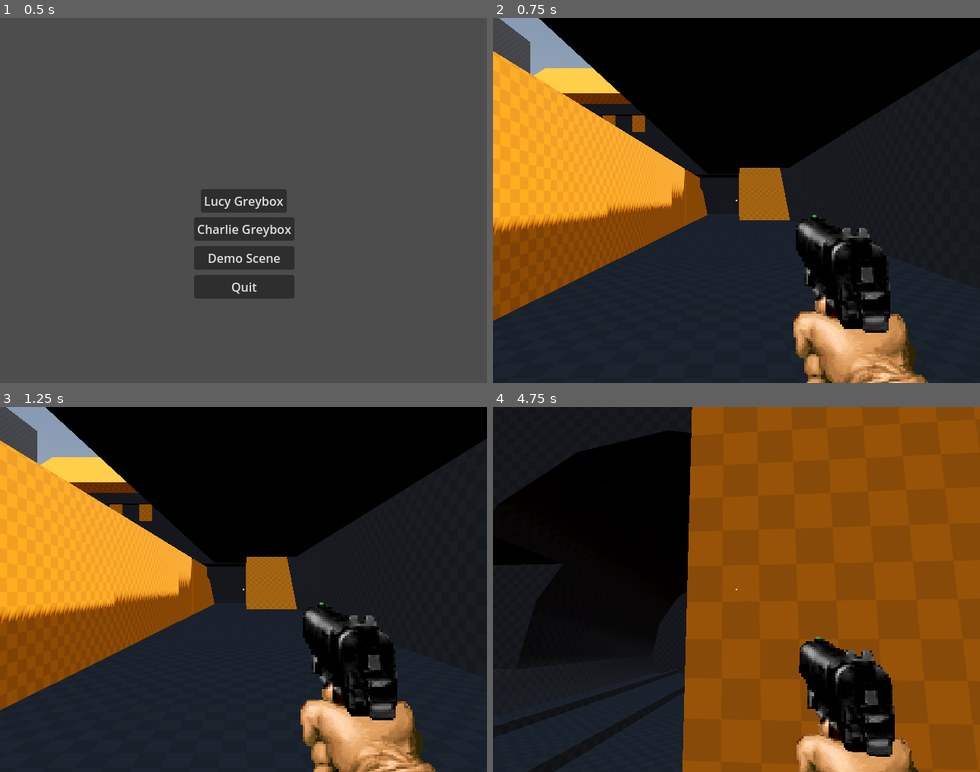
Above: before the commit, frames 1-4 (two rows, left to right).
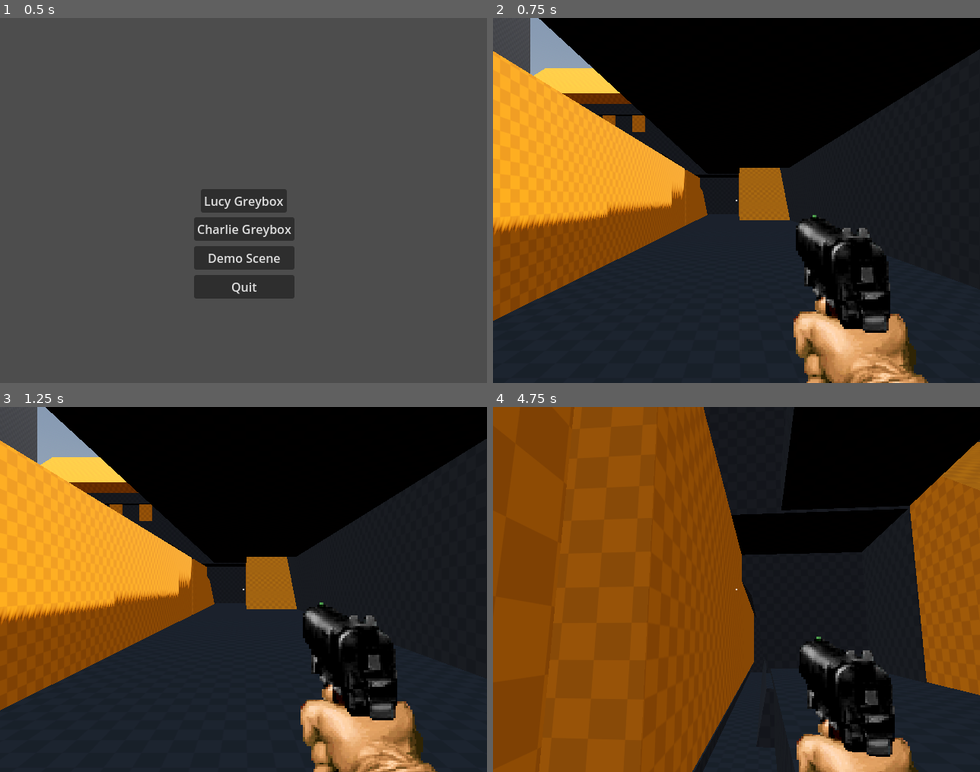
Above: after the commit, the same moments.

Repository: drowpotions/Pirate-Software-Game-Jam-JAN-2025
Game: Godot game, scene res://menu/main_menu.tscn
Two runs of this game, one before a commit and one after it. Both use one fixed random seed, a clock stepped at 60 frames per second and the inputs below. Sound files missing from this copy of the repository are replaced by a short silence.
Inputs (mouse positions are in pixels of both pictures, inside the frame that each line leads up to):
- Up to frame 1 (0.5 s): no input
- Up to frame 2 (0.75 s): click "Charlie Greybox" at 0.5 s
- Up to frame 3 (1.25 s): no input
- Up to frame 4 (4.75 s): move the mouse to (731, 596) at 1.27 s; hold Ctrl (Crouch) 1.28-2.03 s; hold W (forwards) 1.28-3.53 s; tap Space (jump) at 1.52, 2.27, 3.77, 4.52 s; move the mouse to (775, 593) at 2.02 s; click (775, 593) at 2.1 s; move the mouse to (697, 585) at 2.77 s; hold Ctrl (Crouch) 2.78-3.53 s; move the mouse to (741, 589) at 3.52 s; hold A (left) 3.53-4.28 s; click (741, 589) at 3.6 s; move the mouse to (717, 582) at 4.27 s; hold W (forwards) from 4.28 s (still down); hold Ctrl (Crouch) from 4.28 s (still down)

Frame 1 is identical in both runs. In frame 2, 0.2% of the frame differs, in the area x 1-8%, y 0-7%; in frame 3, 0.2%; in frame 4, 78%, in the area x 0-100%, y 0-100%.

Commit message:
updated greybox

Diff:
--- a/Charlie Grey Box.tscn
+++ b/Charlie Grey Box.tscn
@@ -32,25 +32,71 @@
 [node name="Player" parent="." instance=ExtResource("1_pnr0j")]
 transform = Transform3D(1, 0, 0, 0, 1, 0, 0, 0, 1, 1.96772, 0.0292211, 14)
 
-[node name="CSGBox3D7" type="CSGBox3D" parent="."]
+[node name="Enemy" parent="." node_paths=PackedStringArray("player") instance=ExtResource("4_mdp8e")]
+transform = Transform3D(-0.258819, 0, -0.965926, 0, 1, 0, 0.965926, 0, -0.258819, -16.0274, 9.08862, -22.4573)
+player = NodePath("../Player")
+
+[node name="Enemy2" parent="." node_paths=PackedStringArray("player") instance=ExtResource("4_mdp8e")]
+transform = Transform3D(-1, 0, -8.9407e-08, 0, 1, 0, 8.9407e-08, 0, -1, -16.8372, 0.994032, -18.4185)
+player = NodePath("../Player")
+
+[node name="Meshes" type="Node3D" parent="."]
+
+[node name="CSGBox3D26" type="CSGBox3D" parent="Meshes"]
+transform = Transform3D(1, 0, 0, 0, 1, 0, 0, 0, 1, -4.06711, 1.78284, 0)
+material_override = ExtResource("3_kaj5v")
+use_collision = true
+size = Vector3(3.84937, 4.56567, 22.04)
+
+[node name="CSGBox3D28" type="CSGBox3D" parent="Meshes/CSGBox3D26"]
+transform = Transform3D(1, 0, 0, 0, 1, 0, 0, 0, 1, 0, 0, -23)
+material_override = ExtResource("3_kaj5v")
+use_collision = true
+size = Vector3(3.84937, 4.56567, 22.04)
+
+[node name="CSGBox3D27" type="CSGBox3D" parent="Meshes/CSGBox3D26"]
+transform = Transform3D(1, 0, 0, 0, 1, 0, 0, 0, 1, 0, 0, 23)
+material_override = ExtResource("3_kaj5v")
+use_collision = true
+size = Vector3(3.84937, 4.56567, 22.04)
+
+[node name="CSGBox3D27" type="CSGBox3D" parent="Meshes"]
+transform = Transform3D(1, 0, 0, 0, 1, 0, 0, 0, 1, -11.0582, 1.78284, 0)
+material_override = ExtResource("3_kaj5v")
+use_collision = true
+size = Vector3(3.84937, 4.56567, 22.04)
+
+[node name="CSGBox3D28" type="CSGBox3D" parent="Meshes/CSGBox3D27"]
+transform = Transform3D(1, 0, 0, 0, 1, 0, 0, 0, 1, 0, 0, -23)
+material_override = ExtResource("3_kaj5v")
+use_collision = true
+size = Vector3(3.84937, 4.56567, 22.04)
+
+[node name="CSGBox3D27" type="CSGBox3D" parent="Meshes/CSGBox3D27"]
+transform = Transform3D(1, 0, 0, 0, 1, 0, 0, 0, 1, 0, 0, 23)
+material_override = ExtResource("3_kaj5v")
+use_collision = true
+size = Vector3(3.84937, 4.56567, 22.04)
+
+[node name="CSGBox3D7" type="CSGBox3D" parent="Meshes"]
 transform = Transform3D(1, 0, 0, 0, 1, 0, 0, 0, 1, -6.34912, 2.64752, 25.3293)
 material_override = ExtResource("2_ge1hb")
 size = Vector3(25.4404, 9.85266, 15.6587)
 
-[node name="CSGCylinder3D" type="CSGCylinder3D" parent="CSGBox3D7"]
+[node name="CSGCylinder3D" type="CSGCylinder3D" parent="Meshes/CSGBox3D7"]
 transform = Transform3D(1, 0, 0, 0, -4.37114e-08, -1, 0, 1, -4.37114e-08, -1.62844, -2.60278, -25.1408)
 operation = 2
 radius = 6.71916
 height = 55.6043
 sides = 16
 
-[node name="CSGBox3D8" type="CSGBox3D" parent="."]
+[node name="CSGBox3D8" type="CSGBox3D" parent="Meshes"]
 transform = Transform3D(1, 0, 0, 0, 1, 0, 0, 0, 1, -6.37156, 2.60278, -26.8592)
 material_override = ExtResource("2_ge1hb")
 use_collision = true
 size = Vector3(25.4404, 9.85266, 18.7197)
 
-[node name="CSGCylinder3D" type="CSGCylinder3D" parent="CSGBox3D8"]
+[node name="CSGCylinder3D" type="CSGCylinder3D" parent="Meshes/CSGBox3D8"]
 transform = Transform3D(1, 0, 0, 0, -4.37114e-08, -1, 0, 1, -4.37114e-08, -1.62844, -2.60278, 26.8592)
 material_override = ExtResource("2_ge1hb")
 operation = 2
@@ -58,209 +104,196 @@
 height = 71.7023
 sides = 16
 
-[node name="CSGBox3D9" type="CSGBox3D" parent="CSGBox3D8"]
+[node name="CSGBox3D9" type="CSGBox3D" parent="Meshes/CSGBox3D8"]
 transform = Transform3D(1, 0, 0, 0, -4.37114e-08, 1, 0, -1, -4.37114e-08, 9.11604, 2.0658, 26.8592)
 size = Vector3(7.25323, 37.792, 1)
 
-[node name="CSGBox3D3" type="CSGBox3D" parent="CSGBox3D8"]
+[node name="CSGBox3D3" type="CSGBox3D" parent="Meshes/CSGBox3D8"]
 transform = Transform3D(1, 0, 0, 0, 0.729924, -0.683529, 0, 0.683529, 0.729924, 10.577, -0.254849, 14.7861)
 operation = 2
 size = Vector3(3.95996, 3.57162, 22.5825)
 
-[node name="CSGBox3D26" type="CSGBox3D" parent="CSGBox3D8"]
+[node name="CSGBox3D26" type="CSGBox3D" parent="Meshes/CSGBox3D8"]
 transform = Transform3D(1, 0, 0, 0, 1, 0, 0, 0, 1, -9.32809, -0.60278, 7.9875)
 operation = 2
 size = Vector3(6.20715, 4.03296, 4.74341)
 
-[node name="CSGBox3D27" type="CSGBox3D" parent="CSGBox3D8"]
+[node name="CSGBox3D27" type="CSGBox3D" parent="Meshes/CSGBox3D8"]
 transform = Transform3D(1, 0, 0, 0, 1, 0, 0, 0, 1, 5.45406, -0.644303, 8.00974)
 operation = 2
 size = Vector3(6.20215, 4.26981, 4.79358)
 
-[node name="CSGBox3D" type="CSGBox3D" parent="."]
+[node name="CSGBox3D" type="CSGBox3D" parent="Meshes"]
 transform = Transform3D(12.6364, 0, 0, 0, 0.0216317, 0, 0, 0, 17.6156, -6.31821, -0.861077, 0)
 material_override = ExtResource("2_ge1hb")
 use_collision = true
 size = Vector3(2, 79.0607, 4.29492)
 
-[node name="CSGBox3D2" type="CSGBox3D" parent="CSGBox3D"]
+[node name="CSGBox3D2" type="CSGBox3D" parent="Meshes/CSGBox3D"]
 transform = Transform3D(0.0791364, 0, 0, 0, 46.2285, 0, 0, 0, 0.0567679, -0.133091, 19.0156, -0.00255358)
 operation = 2
 use_collision = true
 size = Vector3(13.6943, 1.99066, 72.1484)
 
-[node name="CSGBox3D3" type="CSGBox3D" parent="CSGBox3D"]
+[node name="CSGBox3D3" type="CSGBox3D" parent="Meshes/CSGBox3D"]
 transform = Transform3D(0.0791364, 0, 0, 0, 46.2285, 0, 0, 0, 0.113241, 0.290572, -21.8731, 0)
 size = Vector3(0.292847, 0.331543, 36.9512)
 
-[node name="CSGBox3D4" type="CSGBox3D" parent="CSGBox3D"]
+[node name="CSGBox3D4" type="CSGBox3D" parent="Meshes/CSGBox3D"]
 transform = Transform3D(0.0791364, 0, 0, 0, 46.2285, 0, 0, 0, 0.113241, 0.0531625, -21.8731, 0)
 size = Vector3(0.292847, 0.331543, 36.9512)
 
-[node name="CSGBox3D5" type="CSGBox3D" parent="CSGBox3D"]
+[node name="CSGBox3D5" type="CSGBox3D" parent="Meshes/CSGBox3D"]
 transform = Transform3D(0.0791364, 0, 0, 0, 46.2285, 0, 0, 0, 0.113241, -0.263383, -21.8731, 0)
 size = Vector3(0.292847, 0.331543, 36.9512)
 
-[node name="CSGBox3D6" type="CSGBox3D" parent="CSGBox3D"]
+[node name="CSGBox3D6" type="CSGBox3D" parent="Meshes/CSGBox3D"]
 transform = Transform3D(0.0791364, 0, 0, 0, 46.2285, 0, 0, 0, 0.113241, -0.500792, -21.8731, 0)
 size = Vector3(0.292847, 0.331543, 36.9512)
 
-[node name="CSGBox3D2" type="CSGBox3D" parent="."]
+[node name="CSGBox3D2" type="CSGBox3D" parent="Meshes"]
 transform = Transform3D(-4.37114e-08, 1, 0, -1, -4.37114e-08, 0, 0, 0, 1, 6.69239, 4.07854, 5.18988)
 material_override = ExtResource("2_ge1hb")
 use_collision = true
 size = Vector3(11.9717, 1, 46.0499)
 
-[node name="CSGBox3D5" type="CSGBox3D" parent="."]
-transform = Transform3D(-4.37114e-08, 1, 0, -1, -4.37114e-08, 0, 0, 0, 1, -19.3076, 7.79949, 4.95917)
-material_override = ExtResource("2_ge1hb")
-use_collision = true
-size = Vector3(19.4136, 1, 45.5885)
-
-[node name="CSGBox3D6" type="CSGBox3D" parent="."]
+[node name="CSGBox3D5" type="CSGBox3D" parent="Meshes"]
+transform = Transform3D(-4.37114e-08, 1, 0, -1, -4.37114e-08, 0, 0, 0, 1, -19.3076, 12.2911, 4.95917)
+material_override = ExtResource("2_ge1hb")
+use_collision = true
+size = Vector3(28.3969, 1, 45.5885)
+
+[node name="CSGBox3D6" type="CSGBox3D" parent="Meshes"]
 transform = Transform3D(1.91069e-15, -4.37114e-08, 0.915949, -1, -4.37114e-08, 0, 4.37114e-08, -1, -4.00374e-08, -8.30761, 16.7995, 25)
 material_override = ExtResource("3_kaj5v")
 use_collision = true
 size = Vector3(19.4136, 1, 35.6702)
 
-[node name="CSGBox3D9" type="CSGBox3D" parent="."]
+[node name="CSGBox3D9" type="CSGBox3D" parent="Meshes"]
 transform = Transform3D(1.91069e-15, -4.37114e-08, 0.915949, -1, -4.37114e-08, 0, 4.37114e-08, -1, -4.00374e-08, -6.41173, 10.1443, -25)
 material_override = ExtResource("2_ge1hb")
 use_collision = true
 size = Vector3(6.10327, 1, 27.8335)
 
-[node name="CSGBox3D14" type="CSGBox3D" parent="."]
+[node name="CSGBox3D14" type="CSGBox3D" parent="Meshes"]
 transform = Transform3D(1.91069e-15, -4.37114e-08, 0.915949, 2.98023e-08, 1, 4.00374e-08, -1, 2.98023e-08, 5.32907e-15, -6.41173, 12.6945, -21.2582)
 material_override = ExtResource("2_ge1hb")
 use_collision = true
 size = Vector3(7.58679, 1, 27.8335)
 
-[node name="CSGBox3D15" type="CSGBox3D" parent="."]
+[node name="CSGBox3D15" type="CSGBox3D" parent="Meshes"]
 transform = Transform3D(1.91069e-15, -4.37114e-08, 0.915949, 0.623798, 0.781586, 3.12927e-08, -0.781586, 0.623798, 2.49752e-08, -6.41173, 13.367, -18.2582)
 material_override = ExtResource("3_kaj5v")
 use_collision = true
 size = Vector3(7.58679, 1, 27.8335)
 material = SubResource("StandardMaterial3D_uoeqm")
 
-[node name="CSGBox3D10" type="CSGBox3D" parent="."]
+[node name="CSGBox3D10" type="CSGBox3D" parent="Meshes"]
 transform = Transform3D(4.37114e-08, -1, -8.00748e-08, -1, -4.37114e-08, 0, -3.82137e-15, 8.74228e-08, -0.915949, -19.3095, 10.1443, -21.1013)
 material_override = ExtResource("2_ge1hb")
 use_collision = true
 size = Vector3(6.10327, 1, 9.62207)
 
-[node name="CSGBox3D13" type="CSGBox3D" parent="."]
+[node name="CSGBox3D13" type="CSGBox3D" parent="Meshes"]
 transform = Transform3D(4.37114e-08, -1, -8.00748e-08, -1, -4.37114e-08, 0, -3.82137e-15, 8.74228e-08, -0.915949, 6.69054, 10.1443, -21.1013)
 material_override = ExtResource("2_ge1hb")
 use_collision = true
 size = Vector3(6.10327, 1, 9.62207)
 
-[node name="CSGBox3D25" type="CSGBox3D" parent="."]
+[node name="CSGBox3D25" type="CSGBox3D" parent="Meshes"]
 transform = Transform3D(1, 8.74228e-08, 3.50018e-15, 8.74228e-08, -1, -8.00748e-08, -3.82137e-15, 8.74228e-08, -0.915949, 3.98076, 10.1443, -14.7197)
 material_override = ExtResource("3_kaj5v")
 use_collision = true
 size = Vector3(5.52283, 1, 7.07574)
 
-[node name="CSGBox3D11" type="CSGBox3D" parent="."]
-transform = Transform3D(1.91069e-15, -4.37114e-08, 0.915949, -1, -4.37114e-08, 0, 4.37114e-08, -1, -4.00374e-08, -8.99995, 7.71645, -17.7567)
-material_override = ExtResource("2_ge1hb")
-use_collision = true
-size = Vector3(1.2475, 0.414185, 22.6233)
-
-[node name="CSGBox3D12" type="CSGBox3D" parent="."]
-transform = Transform3D(1.91069e-15, -4.37114e-08, 0.915949, -1, -4.37114e-08, 0, 4.37114e-08, -1, -4.00374e-08, -6.09406, 11.2591, -17.7567)
-material_override = ExtResource("2_ge1hb")
-use_collision = true
-size = Vector3(2.33273, 0.414185, 28.9684)
-
-[node name="CSGBox3D16" type="CSGBox3D" parent="."]
+[node name="CSGBox3D16" type="CSGBox3D" parent="Meshes"]
 transform = Transform3D(1.91069e-15, -4.37114e-08, 0.915949, -1, -4.37114e-08, 0, 4.37114e-08, -1, -4.00374e-08, -19.579, 9.25907, -17.7567)
 material_override = ExtResource("2_ge1hb")
 use_collision = true
 size = Vector3(2.33273, 0.414185, 1.83887)
 
-[node name="CSGBox3D17" type="CSGBox3D" parent="."]
+[node name="CSGBox3D17" type="CSGBox3D" parent="Meshes"]
 transform = Transform3D(1.91069e-15, -4.37114e-08, 0.915949, -1, -4.37114e-08, 0, 4.37114e-08, -1, -4.00374e-08, 1.15349, 9.25907, -17.7567)
 material_override = ExtResource("3_kaj5v")
 use_collision = true
 size = Vector3(2.33273, 0.304443, 1.29834)
 
-[node name="CSGBox3D18" type="CSGBox3D" parent="."]
+[node name="CSGBox3D18" type="CSGBox3D" parent="Meshes"]
 transform = Transform3D(1.91069e-15, -4.37114e-08, 0.915949, -1, -4.37114e-08, 0, 4.37114e-08, -1, -4.00374e-08, -1.84651, 9.25907, -17.7567)
 material_override = ExtResource("3_kaj5v")
 use_collision = true
 size = Vector3(2.33273, 0.281494, 1.29834)
 
-[node name="CSGBox3D19" type="CSGBox3D" parent="."]
+[node name="CSGBox3D19" type="CSGBox3D" parent="Meshes"]
 transform = Transform3D(1.91069e-15, -4.37114e-08, 0.915949, -1, -4.37114e-08, 0, 4.37114e-08, -1, -4.00374e-08, -4.84651, 9.25907, -17.7567)
 material_override = ExtResource("3_kaj5v")
 use_collision = true
 size = Vector3(2.33273, 0.259766, 1.29834)
 
-[node name="CSGBox3D20" type="CSGBox3D" parent="."]
+[node name="CSGBox3D20" type="CSGBox3D" parent="Meshes"]
 transform = Transform3D(1.91069e-15, -4.37114e-08, 0.915949, -1, -4.37114e-08, 0, 4.37114e-08, -1, -4.00374e-08, -7.84651, 9.25907, -17.7567)
 material_override = ExtResource("3_kaj5v")
 use_collision = true
 size = Vector3(2.33273, 0.293213, 1.29834)
 
-[node name="CSGBox3D21" type="CSGBox3D" parent="."]
+[node name="CSGBox3D21" type="CSGBox3D" parent="Meshes"]
 transform = Transform3D(1.91069e-15, -4.37114e-08, 0.915949, -1, -4.37114e-08, 0, 4.37114e-08, -1, -4.00374e-08, -10.8465, 9.25907, -17.7567)
 material_override = ExtResource("3_kaj5v")
 use_collision = true
 size = Vector3(2.33273, 0.29126, 1.29834)
 
-[node name="CSGBox3D22" type="CSGBox3D" parent="."]
+[node name="CSGBox3D22" type="CSGBox3D" parent="Meshes"]
 transform = Transform3D(1.91069e-15, -4.37114e-08, 0.915949, -1, -4.37114e-08, 0, 4.37114e-08, -1, -4.00374e-08, -13.8465, 9.25907, -17.7567)
 material_override = ExtResource("3_kaj5v")
 use_collision = true
 size = Vector3(2.33273, 0.297119, 1.29834)
 
-[node name="CSGBox3D23" type="CSGBox3D" parent="."]
-transform = Transform3D(1.91069e-15, -4.37114e-08, 0.915949, -1, -4.37114e-08, 0, 4.37114e-08, -1, -4.00374e-08, -16.8465, 9.25907, -17.7567)
+[node name="CSGBox3D23" type="CSGBox3D" parent="Meshes"]
+transform = Transform3D(-0.0270504, 0.51661, 0.783863, -0.634915, 0.65237, -0.379093, -0.772108, -0.554552, 0.284271, -17.8554, 8.23422, -16.7616)
 material_override = ExtResource("3_kaj5v")
 use_collision = true
 size = Vector3(2.33273, 0.31543, 1.29834)
 
-[node name="CSGBox3D3" type="CSGBox3D" parent="."]
+[node name="CSGBox3D3" type="CSGBox3D" parent="Meshes"]
 transform = Transform3D(1.91069e-15, -4.37114e-08, -1, -1, -4.37114e-08, 0, -4.37114e-08, 1, -4.37114e-08, 4.17317, 7.63515, -11.9777)
 material_override = ExtResource("2_ge1hb")
 use_collision = true
 size = Vector3(4.85773, 0.955322, 5.89758)
 
-[node name="CSGBox3D4" type="CSGBox3D" parent="."]
+[node name="CSGBox3D4" type="CSGBox3D" parent="Meshes"]
 transform = Transform3D(4.37114e-08, -1, 8.74228e-08, -1, -4.37114e-08, 0, 3.82137e-15, -8.74228e-08, -1, 1.72835, 7.57836, -14.9956)
 material_override = ExtResource("2_ge1hb")
 use_collision = true
 size = Vector3(4.97131, 1, 5.9614)
 
-[node name="CSGPolygon3D" type="CSGPolygon3D" parent="."]
+[node name="CSGPolygon3D" type="CSGPolygon3D" parent="Meshes"]
 transform = Transform3D(-4.37114e-08, 0, -5.80437, 1, -3.51562e-08, -2.53717e-07, -4.37114e-08, -0.80428, 1.10903e-14, 2.22676, 0, -10.9948)
 material_override = ExtResource("3_kaj5v")
 use_collision = true
 polygon = PackedVector2Array(0, 0, 0.010613, 11.4789, 7.53164, 11.4561)
 
-[node name="CSGBox3D24" type="CSGBox3D" parent="."]
+[node name="CSGBox3D24" type="CSGBox3D" parent="Meshes"]
 transform = Transform3D(1, 0, 0, 0, 1, 0, 0, 0, 1, 10.2859, 0, 0)
 material = ExtResource("2_ge1hb")
 
-[node name="Enemy" parent="." node_paths=PackedStringArray("player") instance=ExtResource("4_mdp8e")]
-transform = Transform3D(-0.258819, 0, -0.965926, 0, 1, 0, 0.965926, 0, -0.258819, -16.0274, 9.08862, -22.4573)
-player = NodePath("../Player")
-
-[node name="Enemy2" parent="." node_paths=PackedStringArray("player") instance=ExtResource("4_mdp8e")]
-transform = Transform3D(-1, 0, -8.9407e-08, 0, 1, 0, 8.9407e-08, 0, -1, -16.8372, 0.994032, -18.4185)
-player = NodePath("../Player")
-
-[node name="CSGBox3D26" type="CSGBox3D" parent="."]
-transform = Transform3D(1, 0, 0, 0, 1, 0, 0, 0, 1, -4.06711, 1.78284, 0)
-material_override = ExtResource("3_kaj5v")
-size = Vector3(3.84937, 4.56567, 22.04)
-
-[node name="CSGBox3D27" type="CSGBox3D" parent="."]
-transform = Transform3D(1, 0, 0, 0, 1, 0, 0, 0, 1, -4.06711, 1.78284, 23)
-material_override = ExtResource("3_kaj5v")
-size = Vector3(3.84937, 4.56567, 22.04)
-
-[node name="CSGBox3D28" type="CSGBox3D" parent="."]
-transform = Transform3D(1, 0, 0, 0, 1, 0, 0, 0, 1, -4.06711, 1.78284, -23)
-material_override = ExtResource("3_kaj5v")
-size = Vector3(3.84937, 4.56567, 22.04)
+[node name="CSGBox3D11" type="CSGBox3D" parent="Meshes"]
+transform = Transform3D(1.91069e-15, -4.37114e-08, 0.915949, -1, -4.37114e-08, 0, 4.37114e-08, -1, -4.00374e-08, -8.99995, 7.71645, -17.7567)
+material_override = ExtResource("2_ge1hb")
+use_collision = true
+size = Vector3(1.2475, 0.414185, 22.6233)
+
+[node name="CSGBox3D12" type="CSGBox3D" parent="Meshes/CSGBox3D11"]
+transform = Transform3D(1, 3.55271e-15, 2.11758e-22, -3.55271e-15, 1, 0, -2.11758e-22, 0, 1, -3.54265, 0, 3.17255)
+material_override = ExtResource("2_ge1hb")
+use_collision = true
+size = Vector3(2.33273, 0.414185, 28.9684)
+
+[node name="CSGBox3D29" type="CSGBox3D" parent="Meshes/CSGBox3D11"]
+transform = Transform3D(0.0734324, -0.927642, 0.366179, 0.295691, -0.33041, -0.896324, 1.03986, 0.190071, 0.272976, -1.54979, -0.0233803, -8.29862)
+operation = 2
+size = Vector3(2.55664, 2.88184, 2.78613)
+
+[node name="CSGBox3D30" type="CSGBox3D" parent="Meshes/CSGBox3D11"]
+transform = Transform3D(0.519011, -0.861416, 0.447139, 0.33843, -0.359729, -0.908274, 1.07433, 0.566392, 0.119455, -1.54979, -0.0233803, -8.29862)
+operation = 2
+size = Vector3(2.55664, 2.88184, 2.78613)
